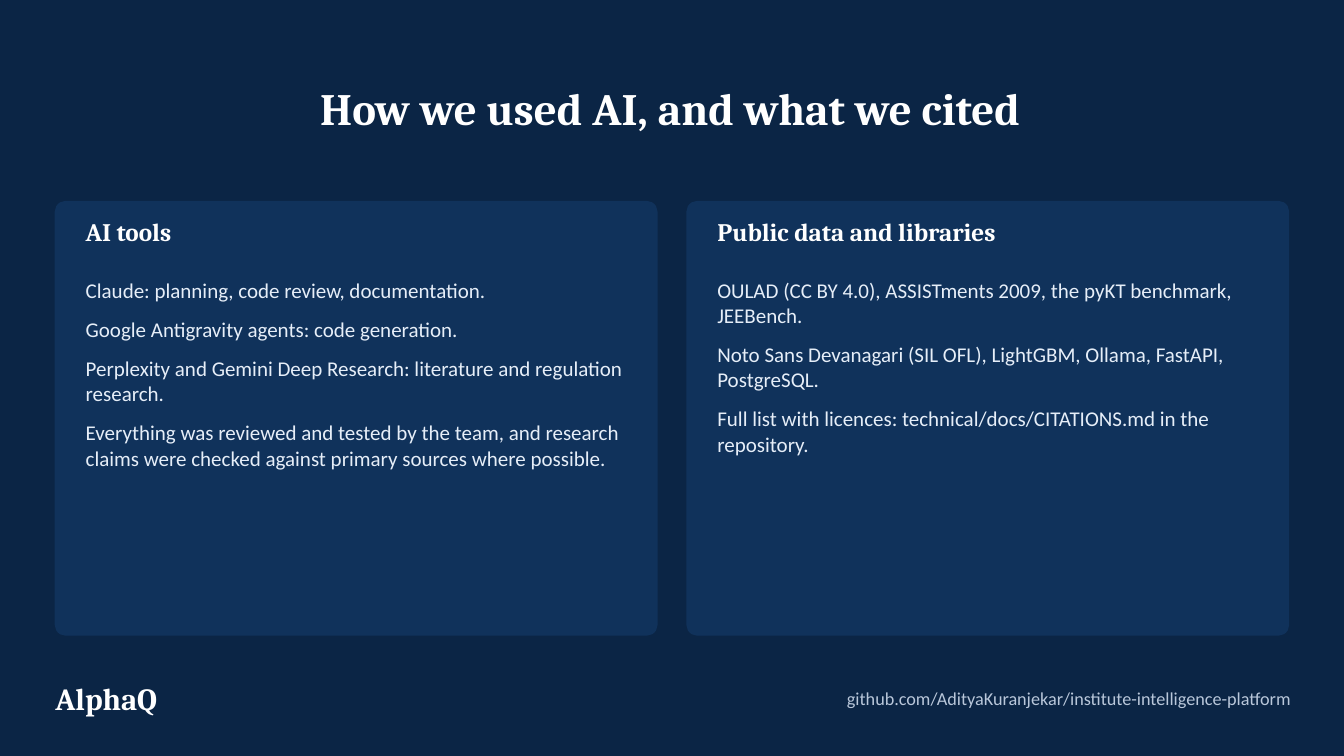
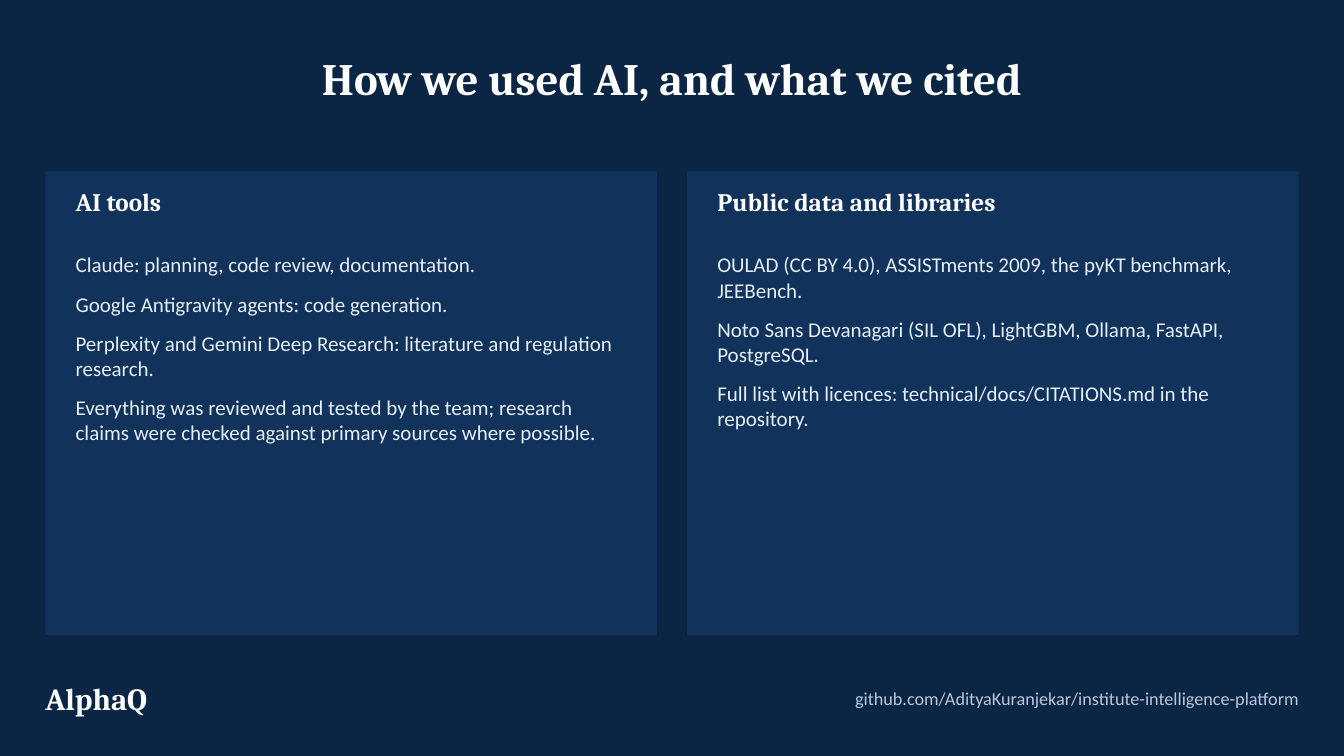
Before and after one commit to AdityaKuranjekar/institute-intelligence-platform, a slide deck: slide 19 of slides/AlphaQ_CaseB_Round1.pptx. Drawn at 1344x756 pixels with LibreOffice and Linux fonts; fonts in the diff are those of the drawing. Boxes give left, top, right and bottom in pixels: in the first picture for what was removed or moved away, otherwise in the second. Text is boxed around its words. In the diff, an @@ line names an element or a change of style, - is before the commit and + after.

```diff
--- a/slides/AlphaQ_CaseB_Round1.pptx
+++ b/slides/AlphaQ_CaseB_Round1.pptx
@@ title "How we used AI, and ...": place and size @@
-title "How we used AI, and ..." at bbox=[320, 93, 1020, 131]
+title "How we used AI, and ..." at bbox=[322, 64, 1021, 101]
@@ rectangle: place and size @@
-rectangle at bbox=[55, 202, 657, 635]
+rectangle at bbox=[45, 171, 657, 635]
@@ rectangle at bbox=[45, 171, 657, 635]: rounded rectangle to rectangle; outline #10325B 1 pt to none @@
@@ rectangle at bbox=[688, 171, 1300, 635]: rounded rectangle to rectangle; outline #10325B 1 pt to none @@
@@ rectangle: place and size @@
-rectangle at bbox=[688, 202, 1290, 635]
+rectangle at bbox=[688, 171, 1300, 635]
@@ text "AI tools": place and size @@
-text "AI tools" at bbox=[86, 223, 172, 242]
+text "AI tools" at bbox=[76, 193, 162, 212]
@@ text "Public data and libraries": place and size @@
-text "Public data and libraries" at bbox=[717, 223, 995, 242]
+text "Public data and libraries" at bbox=[717, 193, 995, 212]
@@ text "Claude: planning, code review, documentation.": place and size @@
-text "Claude: planning, code review, documentation." at bbox=[86, 283, 622, 470]
+text "Claude: planning, code review, documentation." at bbox=[76, 257, 612, 444]
@@ text "OULAD (CC BY 4.0), ASSISTments ...": place and size @@
-text "OULAD (CC BY 4.0), ASSISTments ..." at bbox=[717, 283, 1231, 456]
+text "OULAD (CC BY 4.0), ASSISTments ..." at bbox=[717, 257, 1231, 430]
@@ text at bbox=[76, 400, 595, 444]: text changed @@
-Everything was reviewed and tested by the team, and research claims were checked against primary sources where possible.
+Everything was reviewed and tested by the team; research claims were checked against primary sources where possible.
@@ text "AlphaQ": place and size @@
-text "AlphaQ" at bbox=[55, 688, 157, 717]
+text "AlphaQ" at bbox=[45, 688, 147, 717]
@@ text "github.com/AdityaKuranjekar/institute-intelligence-platform": place and size @@
-text "github.com/AdityaKuranjekar/institute-intelligence-platform" at bbox=[847, 692, 1291, 708]
+text "github.com/AdityaKuranjekar/institute-intelligence-platform" at bbox=[855, 692, 1299, 708]
```
Also in this commit, not shown: 11 other slides changed, 7 slides added, 7 slides removed, 59 other files.
